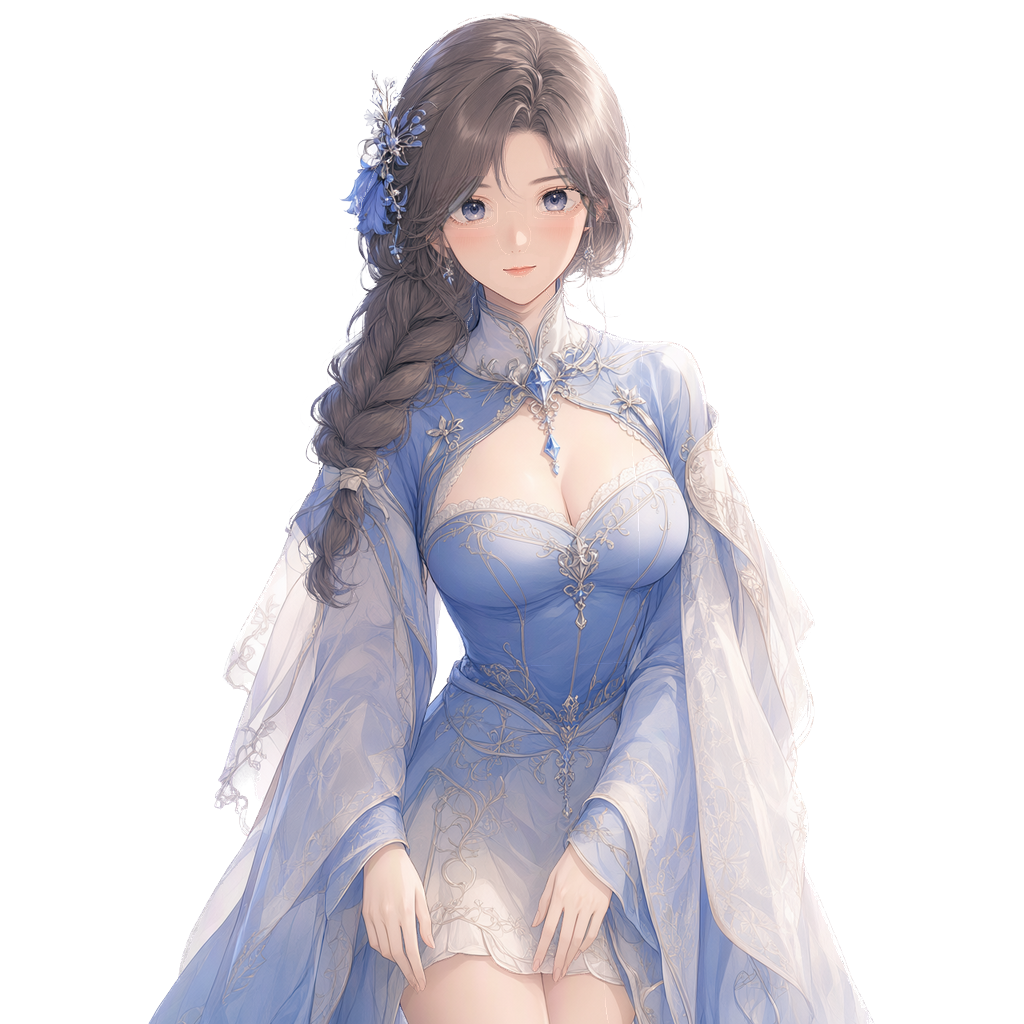
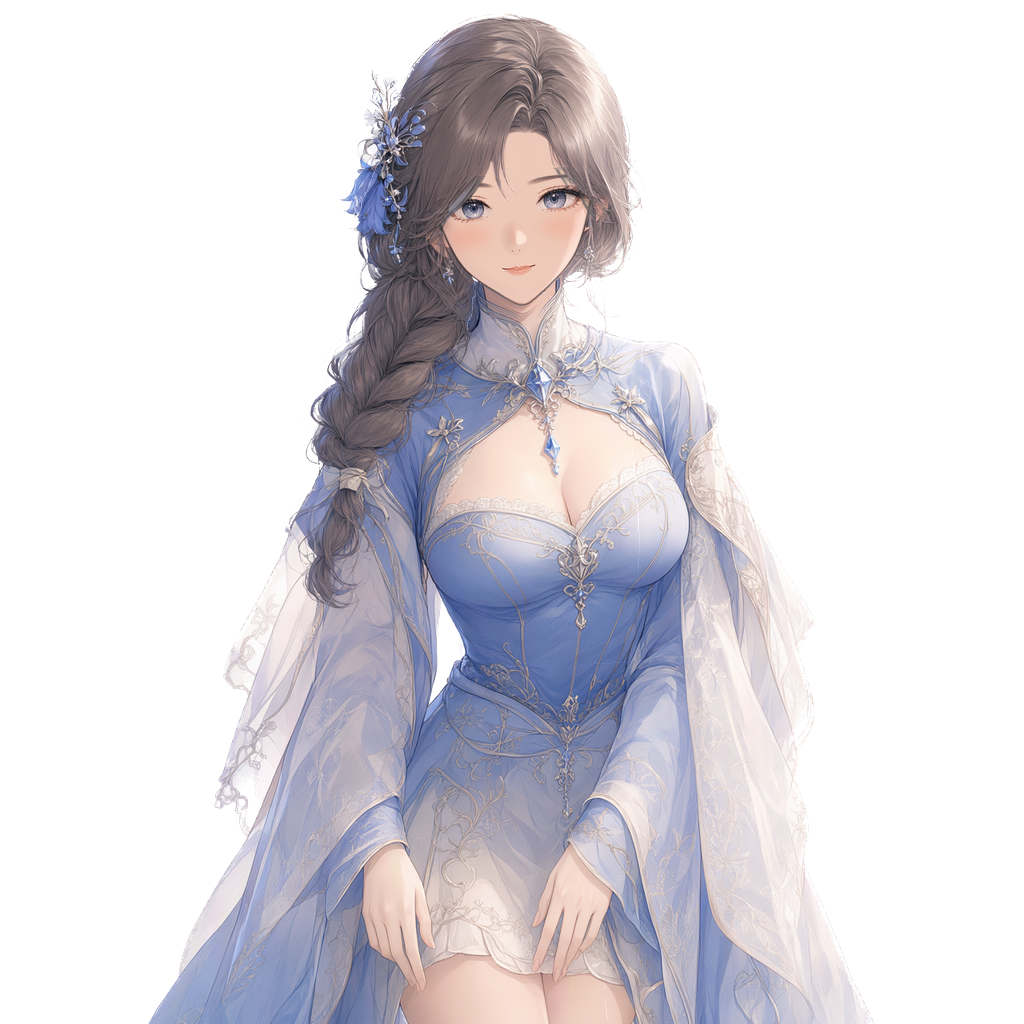
Comparing the layer stacks of the two 1024 × 1024 images. Changes:
painted on "mouth_smile" over (493, 260, 546, 281)
painted on "mouth_open" over (499, 258, 540, 285)
painted on "eye_close-r" over (534, 194, 591, 222)
painted on "eye_close-l" over (447, 203, 496, 225)
painted on "mouth_close" over (498, 260, 540, 280)
painted on "eyebrow-r" over (523, 171, 578, 189)
painted on "eyebrow-l" over (473, 180, 497, 194)
painted on "eyelash-r" over (530, 182, 591, 222)
painted on "irides-r" over (539, 184, 571, 217)
painted on "eyewhite-r" over (534, 187, 583, 217)
painted on "eyelash-l" over (440, 192, 501, 232)
painted on "irides-l" over (458, 194, 489, 226)
painted on "eyewhite-l" over (447, 198, 495, 226)
painted on "nose" over (492, 207, 535, 260)
painted on "face" over (440, 132, 591, 306)
